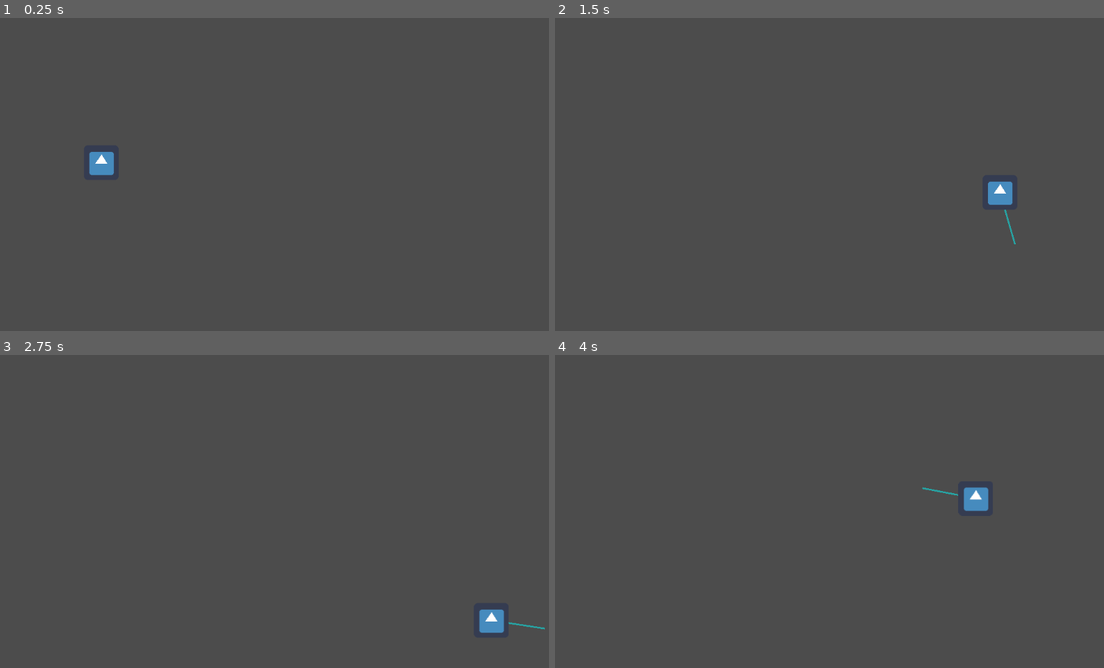
Above: before the commit, frames 1-4 (two rows, left to right).
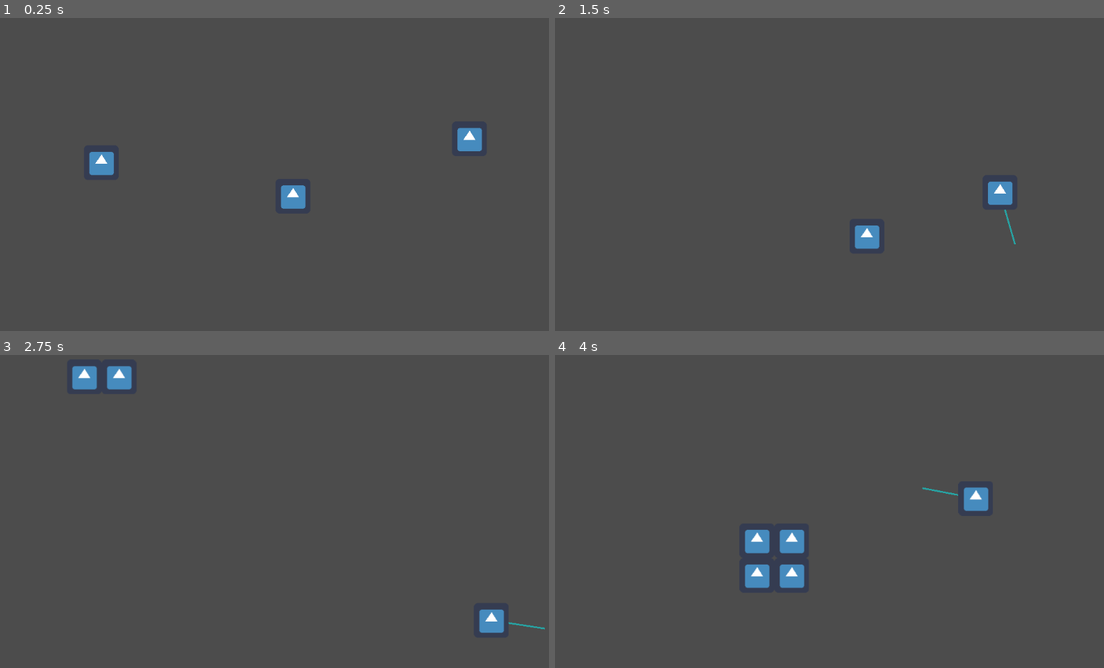
Above: after the commit, the same moments.

Repository: csweet22/FamilyFeud
Game: Godot game, scene res://Main.tscn
Same seed, same stepped clock (60 frames per second), same inputs: the game is played once before the commit and once after it. The engine's default icon, where the game draws it, is replaced by a stand-in: a white triangle on a blue panel in a dark square.
Inputs:
- Up to frame 1 (0.25 s): no input
- Up to frame 2 (1.5 s): hold D (move_right) 0.53-1.28 s; tap Space (dash) at 0.6 s; hold S (move_down) from 1.28 s (still down); tap 1 at 1.35 s
- Up to frame 3 (2.75 s): release S (move_down) at 2.03 s; hold D (move_right) from 2.03 s (still down); hold 2 from 2.03 s (still down)
- Up to frame 4 (4 s): release D (move_right) at 2.78 s; release 2 at 2.78 s; hold W (move_up) 2.78-3.53 s; tap 3 at 2.85 s; hold A (move_left) from 3.53 s (still down); hold 4 from 3.53 s (still down)

The runs differ from the first frame. In frame 1, 0.7% of the frame differs, in the area x 51-88%, y 35-61%; in frame 2, 0.3%; in frame 3, 0.7%; in frame 4, 1.4%, in the area x 34-46%, y 55-75%.

Commit message:
a

Diff:
--- a/ObjectBehaviour.gd
+++ b/ObjectBehaviour.gd
@@ -23,6 +23,7 @@
 	id = Singleton.obj_id
 	Singleton.obj_id += 1
 	all_off()
+	set_single()
 
 func _process(delta):
 	if Input.is_key_pressed(KEY_1):
--- a/Player.gd
+++ b/Player.gd
@@ -23,7 +23,6 @@
 	pass # Replace with function body.
 
 func _process(delta):
-	print(get_collision_mask_bit(2))
 	update()
 	if Input.is_action_just_pressed("dash"):
 		try_dash()
